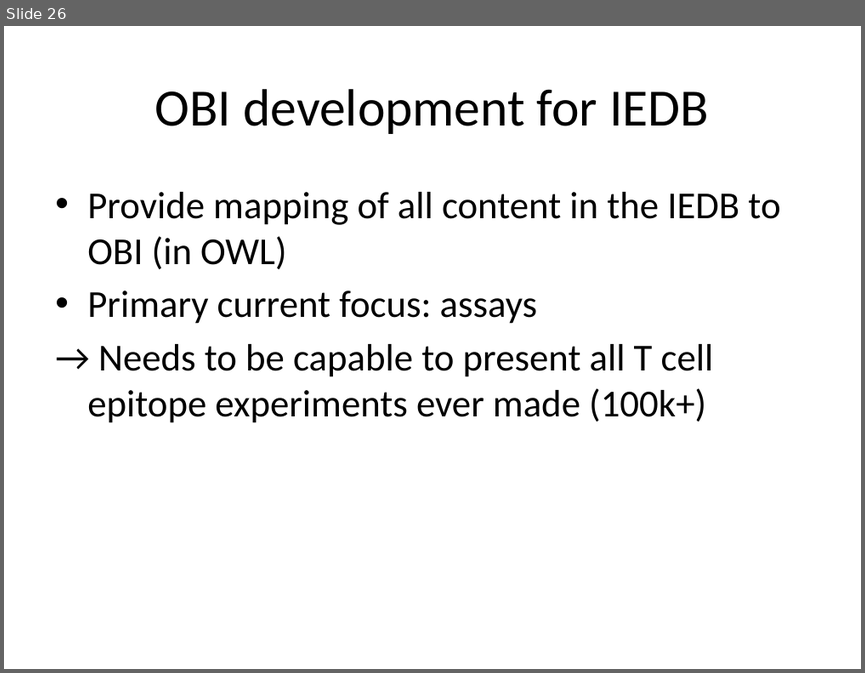
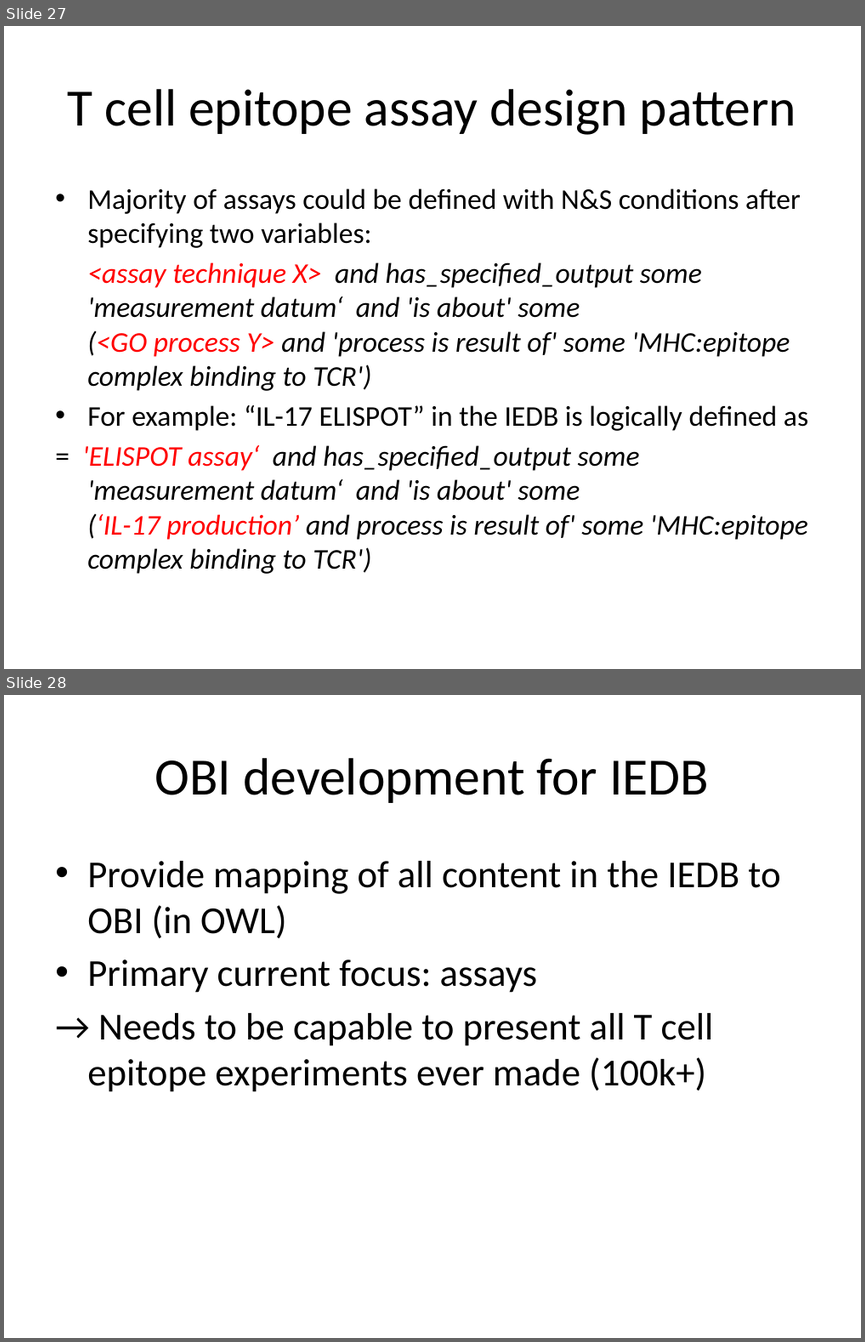
Before and after one commit to obi-ontology/obi-legacy-svn, a slide deck: trunk/docs/presentations/OBI tutorial July 2011 ICBO/OBI overview and IEDB.pptx. Shown one above the other, each under a label of ours: slide 26 before the commit, slides 27 and 28 after it. The pictures are 865x673 and 865x1342 pixels, drawn with LibreOffice and Linux fonts; fonts in the diff are those of the drawing. Boxes give left, top, right and bottom in pixels: in the first picture for what was removed or moved away, otherwise in the second. Text is boxed around its words. In the diff, an @@ line names an element or a change of style, - is before the commit and + after.

```diff
--- a/trunk/docs/presentations/OBI tutorial July 2011 ICBO/OBI overview and IEDB.pptx
+++ b/trunk/docs/presentations/OBI tutorial July 2011 ICBO/OBI overview and IEDB.pptx
@@ slide 27 added at bbox=[4, 26, 861, 669], background #FFFFFF @@
@@ title added at bbox=[68, 89, 796, 135], 44 pt, text #000000 @@
+T cell epitope assay design pattern
@@ text added at bbox=[82, 188, 808, 573], 24 pt, text #000000, italic @@
+• Majority of assays could be defined with N&S conditions after specifying two variables:
+<assay technique X> and has_specified_output some
+'measurement datum‘ and 'is about' some
+(<GO process Y> and 'process is result of' some 'MHC:epitope complex binding to TCR')
+• For example: “IL-17 ELISPOT” in the IEDB is logically defined as
+= 'ELISPOT assay‘ and has_specified_output some
+'measurement datum‘ and 'is about' some
+(‘IL-17 production’ and process is result of' some 'MHC:epitope complex binding to TCR')
@@ what was slide 26 is now slide 28 @@
```
Also in this commit, not shown: 3 slides changed, 5 other slides added, 5 slides removed.
